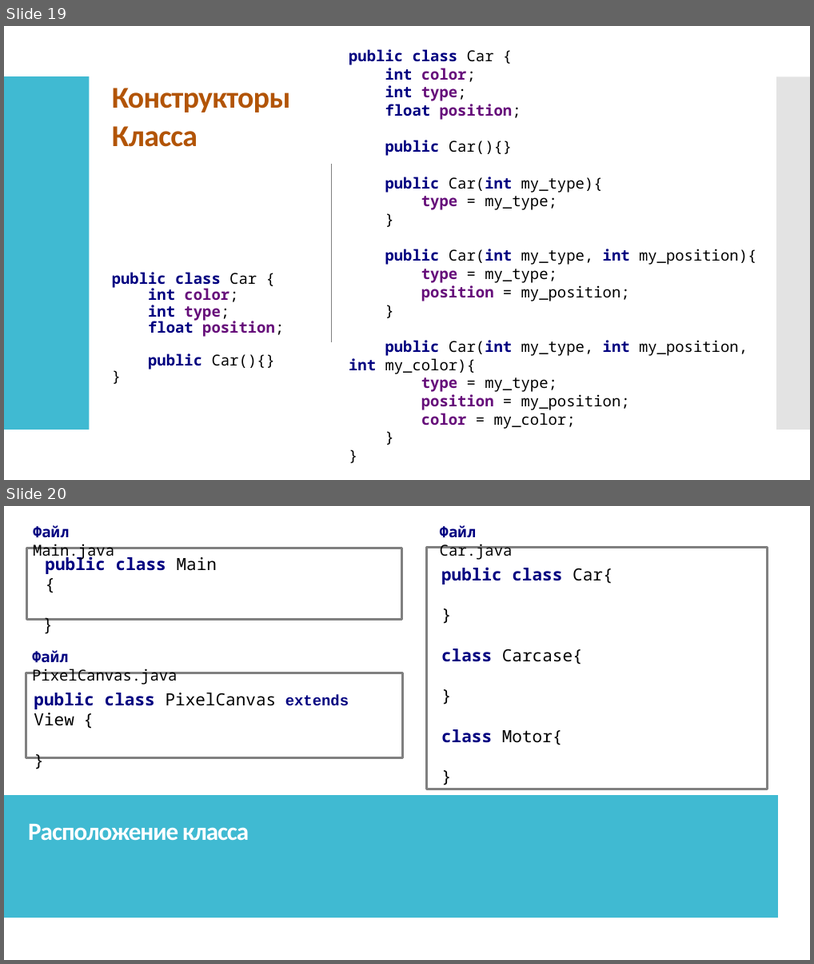
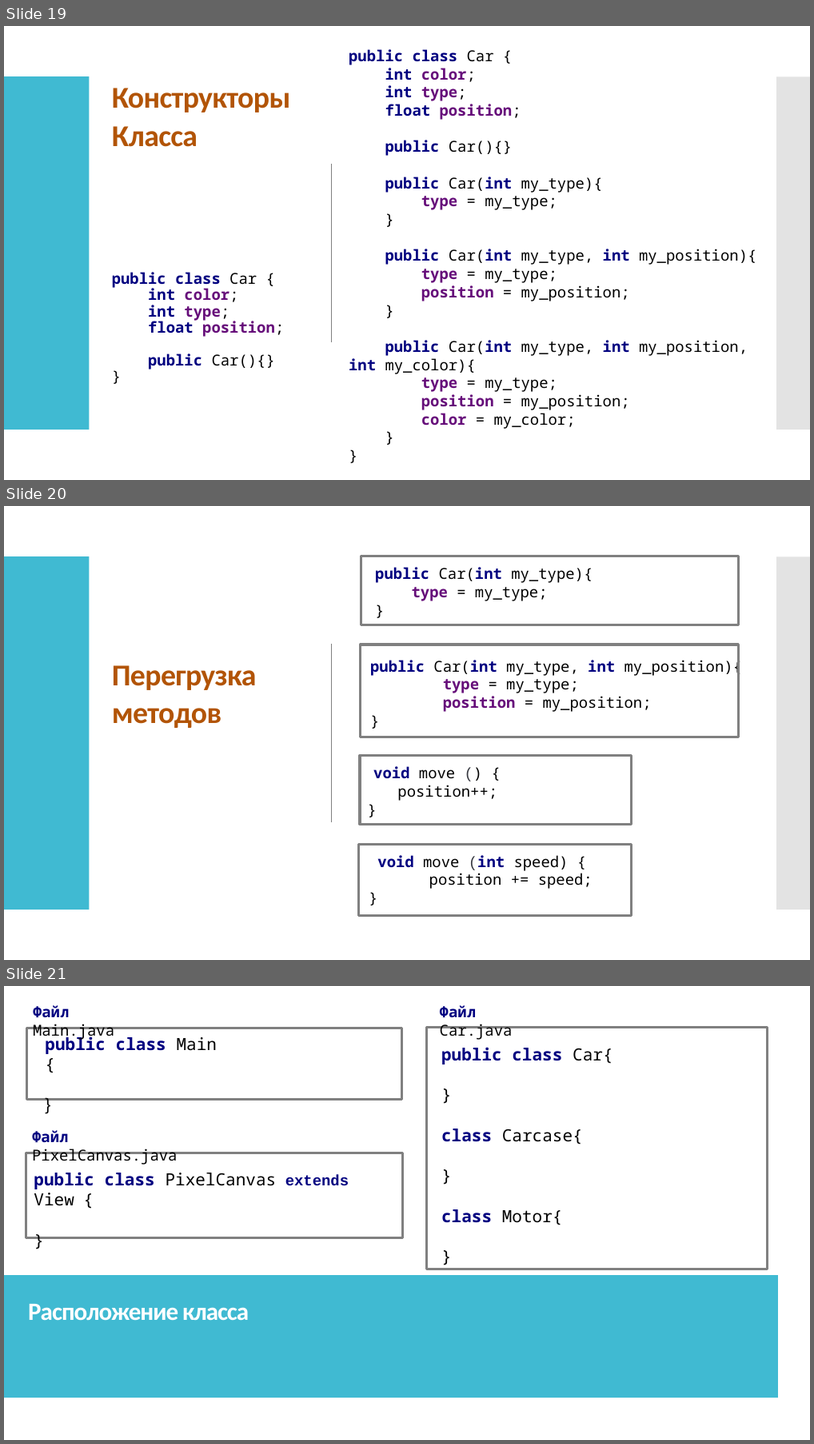
Before and after one commit to IriEfremova/LessonsCube, a slide deck: Samsung/Lesson10/OOP.pptx. Shown one above the other, each under a label of ours: slides 19 and 20 before the commit, slides 19, 20 and 21 after it. The pictures are 814x964 and 814x1444 pixels, drawn with LibreOffice and Linux fonts; fonts in the diff are those of the drawing. Boxes give left, top, right and bottom in pixels: in the first picture for what was removed or moved away, otherwise in the second. Text is boxed around its words. In the diff, an @@ line names an element or a change of style, - is before the commit and + after.

```diff
--- a/Samsung/Lesson10/OOP.pptx
+++ b/Samsung/Lesson10/OOP.pptx
@@ slide 20 added at (x1=4, y1=506, x2=810, y2=960), background #FFFFFF; not listed: 2 template elements that a slide beside it also shows @@
@@ rectangle added at (x1=4, y1=506, x2=810, y2=960), fill #FFFFFF @@
@@ rectangle added at (x1=4, y1=556, x2=232, y2=909), fill #40BAD2 @@
@@ rectangle added at (x1=4, y1=556, x2=90, y2=909), fill #40BAD2 @@
@@ rectangle added at (x1=362, y1=556, x2=739, y2=624), outline #808080 3 pt @@
@@ text added at (x1=375, y1=567, x2=593, y2=601), 18 pt, text #000000 @@
+public Car(int my_type){
+type = my_type;
+}
@@ rectangle added at (x1=777, y1=557, x2=810, y2=909), fill #C8C8C8 at 50% opacity @@
@@ rectangle added at (x1=786, y1=556, x2=810, y2=909), fill #C8C8C8 at 50% opacity @@
@@ line added from (331, 644) to (331, 822), #808080 1 pt @@
@@ rectangle added at (x1=361, y1=644, x2=739, y2=737), outline #808080 3 pt @@
@@ text added at (x1=112, y1=665, x2=257, y2=728), 36 pt, text #B35406, bold @@
+Перегрузка
+методов
@@ text added at (x1=370, y1=657, x2=742, y2=712), 18 pt, text #000000 @@
+public Car(int my_type, int my_position){
+type = my_type;
+position = my_position;
+}
@@ rectangle added at (x1=360, y1=756, x2=632, y2=824), outline #808080 3 pt @@
@@ text added at (x1=374, y1=766, x2=498, y2=800), 18 pt, text #000000 @@
+void move () {
+position++;
+}
@@ rectangle added at (x1=359, y1=844, x2=632, y2=915), outline #808080 3 pt @@
@@ text added at (x1=378, y1=855, x2=593, y2=888), 18 pt, text #000000 @@
+void move (int speed) {
+position += speed;
+}
@@ what was slide 20 is now slide 21 @@
```
Also in this commit, not shown: 2 slides changed, 3 other files.
